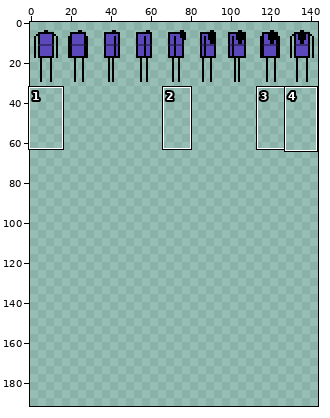
Sprite sheet, stored at images/agileUnit.png. The picture above shows the old version from afar; the outline marks the close-up.
Close-up. Before the commit:
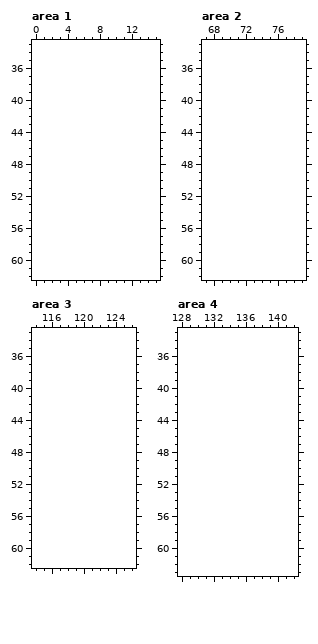
The file is 144x32 pixels. Shown: area 1: x 0..15, y 33..62; area 2: x 67..79, y 33..62; area 3: x 114..126, y 33..62; area 4: x 128..142, y 33..63. The old version is drawn lined up with the new one, on the new canvas. The commit also changed other parts of the picture, which this record leaves out.
New version:
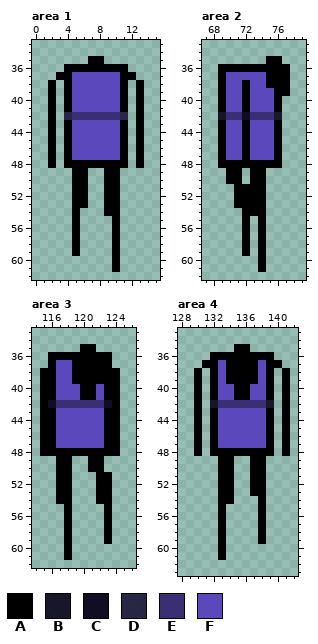
Palette (. is transparent): A #000000  B #110e23f1  C #110e23  D #1d183be7  E #3a2f74  F #5b48bc
Change:
canvas 144x32 -> 144x192
Changed rows in their new state; - is an unchanged pixel.
Area 1:
first column x 2:
35 -----AA-----
36 --AAAAAAAA--
37 -AAFFFFFFAA-
38 A-AFFFFFFA-A
39 A-AFFFFFFA-A
40 A-AFFFFFFA-A
41 A-AFFFFFFA-A
42 A-DEEEEEED-A
43 A-AFFFFFFA-A
44 A-AFFFFFFA-A
45 A-AFFFFFFA-A
46 A-AFFFFFFA-A
47 A-AFFFFFFA-A
48 A-AAAAAAAA-A
49 ---AA--AA---
50 ---AA--AA---
51 ---AA--AA---
52 ---AA--AA---
53 ---AA--AA---
54 ---A---AA---
55 ---A----A---
56 ---A----A---
57 ---A----A---
58 ---A----A---
59 ---A----A---
60 --------A---
61 --------A---
Area 2:
first column x 69:
35 ------AA-
36 AAAAAAAAA
37 AFFFFFAAA
38 AFFAFFAAA
39 AFFAFFFAA
40 AFFAFFFA-
41 AFFAFFFA-
42 BEECEEEB-
43 AFFAFFFA-
44 AFFAFFFA-
45 AFFAFFFA-
46 AFFAFFFA-
47 AFFAFFFA-
48 AAAAAAAA-
49 -AA-AA---
50 -AA-AA---
51 --AAAA---
52 --AAAA---
53 --AAAA---
54 ---AAA---
55 ---A-A---
56 ---A-A---
57 ---A-A---
58 ---A-A---
59 ---A-A---
60 -----A---
61 -----A---
Area 3:
first column x 115:
35 -----AA---
36 -AAAAAAAA-
37 -AFFAAAAA-
38 AAFFAAAAAA
39 AAFFAAAAAA
40 AAFFFAAFAA
41 AAFFFAAFAA
42 ACEEEEEECA
43 AAFFFFFFAA
44 AAFFFFFFAA
45 AAFFFFFFAA
46 AAFFFFFFAA
47 AAFFFFFFAA
48 AAAAAAAAAA
49 --AA--AA--
50 --AA--AA--
51 --AA---AA-
52 --AA---AA-
53 --AA---AA-
54 --AA---AA-
55 ---A----A-
56 ---A----A-
57 ---A----A-
58 ---A----A-
59 ---A----A-
60 ---A------
61 ---A------
Area 4:
first column x 130:
35 -----AA-----
36 --AAAAAAAA--
37 -AAFAAAAFAA-
38 A-AFAAAAFA-A
39 A-AFAAAAFA-A
40 A-AFFAAFFA-A
41 A-AFFAAFFA-A
42 A-BEEEEEEB-A
43 A-AFFFFFFA-A
44 A-AFFFFFFA-A
45 A-AFFFFFFA-A
46 A-AFFFFFFA-A
47 A-AFFFFFFA-A
48 A-AAAAAAAA-A
49 ---AA--AA---
50 ---AA--AA---
51 ---AA--AA---
52 ---AA--AA---
53 ---AA--AA---
54 ---AA---A---
55 ---A----A---
56 ---A----A---
57 ---A----A---
58 ---A----A---
59 ---A----A---
60 ---A--------
61 ---A--------
